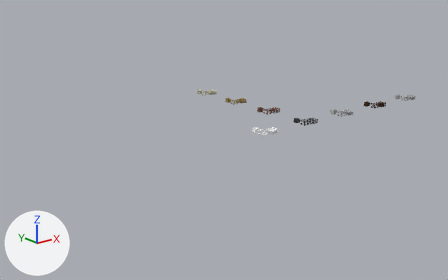
Two versions of the Blender file materials/materials_general.blend, one commit apart.
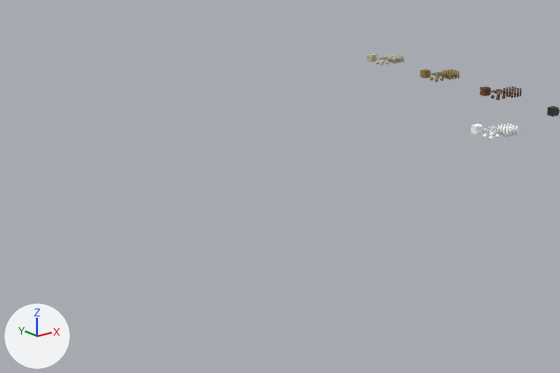
Old and new are each drawn whole from a camera (50 mm lens) standing at (-55.2, -38.4, 15.5) and looking at (-19.5, 6.2, -2.3) and again close up on the part from 0% to 67% of the width and 22% to 93% of the height. Arrows for +X, +Y and +Z are at lower left; the lights stay in place.
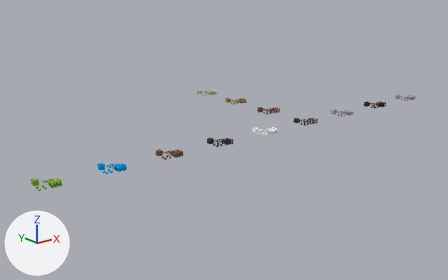
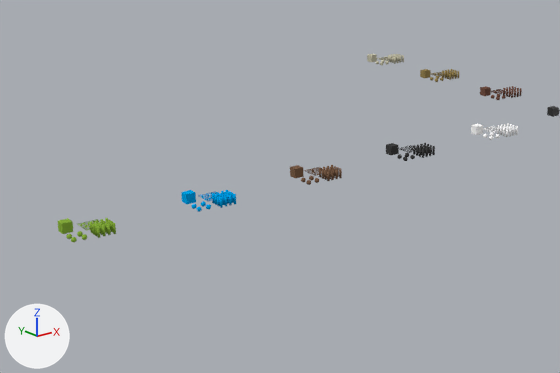
Diff of the bpy script that builds the scene:
```diff
--- a/materials/materials_general.blend.py
+++ b/materials/materials_general.blend.py
@@ mat_roof_blackfelt @@
+mat_roof_blackfelt = diffuse_material('Roof_BlackFelt')
+mat_roof_blackfelt.base_color = (0.0522, 0.0522, 0.0522)  # black #414141
@@ mat_wood_mid @@
+mat_wood_mid = diffuse_material('Wood_Mid')
+mat_wood_mid.base_color = (0.196, 0.11, 0.0645)  # brown #7a5d48
@@ mat_cc_normal @@
+mat_cc_normal = diffuse_material('CC_Normal')
+mat_cc_normal.base_color = (0.0, 0.376, 0.827)  # cyan #00a5eb
@@ mat_2cc_normal @@
+mat_2cc_normal = diffuse_material('2CC_Normal')
+mat_2cc_normal.base_color = (0.25, 0.438, 0.047)  # green #89b13d
@@ me_plane_009 @@
+me_plane_009.from_pydata(...)  # 1752 vertices, 1884 faces; spans x -0.8..0.9, y -0.85..0.91, z 0.0..0.4
+me_plane_009.materials.append(mat_roof_blackfelt)  # black #414141
@@ me_plane_010 @@
+me_plane_010.from_pydata(...)  # 1752 vertices, 1884 faces; spans x -0.8..0.9, y -0.85..0.91, z 0.0..0.4
+me_plane_010.materials.append(mat_wood_mid)  # brown #7a5d48
@@ me_plane_011 @@
+me_plane_011.from_pydata(...)  # 1752 vertices, 1884 faces; spans x -0.8..0.9, y -0.85..0.91, z 0.0..0.4
+me_plane_011.materials.append(mat_cc_normal)  # cyan #00a5eb
@@ me_plane_012 @@
+me_plane_012.from_pydata(...)  # 1752 vertices, 1884 faces; spans x -0.8..0.9, y -0.85..0.91, z 0.0..0.4
+me_plane_012.materials.append(mat_2cc_normal)  # green #89b13d
@@ ob_plane_009 @@
+ob_plane_009 = bpy.data.objects.new('Plane.009', me_plane_009)
+ob_plane_009.location = (-25.0, 0.0, 0.0)
@@ ob_plane_010 @@
+ob_plane_010 = bpy.data.objects.new('Plane.010', me_plane_010)
+ob_plane_010.location = (-30.0, 0.0, 0.0)
@@ ob_plane_011 @@
+ob_plane_011 = bpy.data.objects.new('Plane.011', me_plane_011)
+ob_plane_011.location = (-35.0, 0.0, 0.0)
@@ ob_plane_012 @@
+ob_plane_012 = bpy.data.objects.new('Plane.012', me_plane_012)
+ob_plane_012.location = (-40.0, 0.0, 0.0)
```

What differs and where, as boxes (x1, y1, x2, y2) in the close-ups (560 x 373 px):
'Plane.012', added (green): after (58, 218, 116, 242)
'Plane.011', added: after (181, 190, 236, 212)
'Plane.010', added (brown): after (290, 165, 342, 185)
'Plane.009', added (black): after (386, 143, 435, 161)
